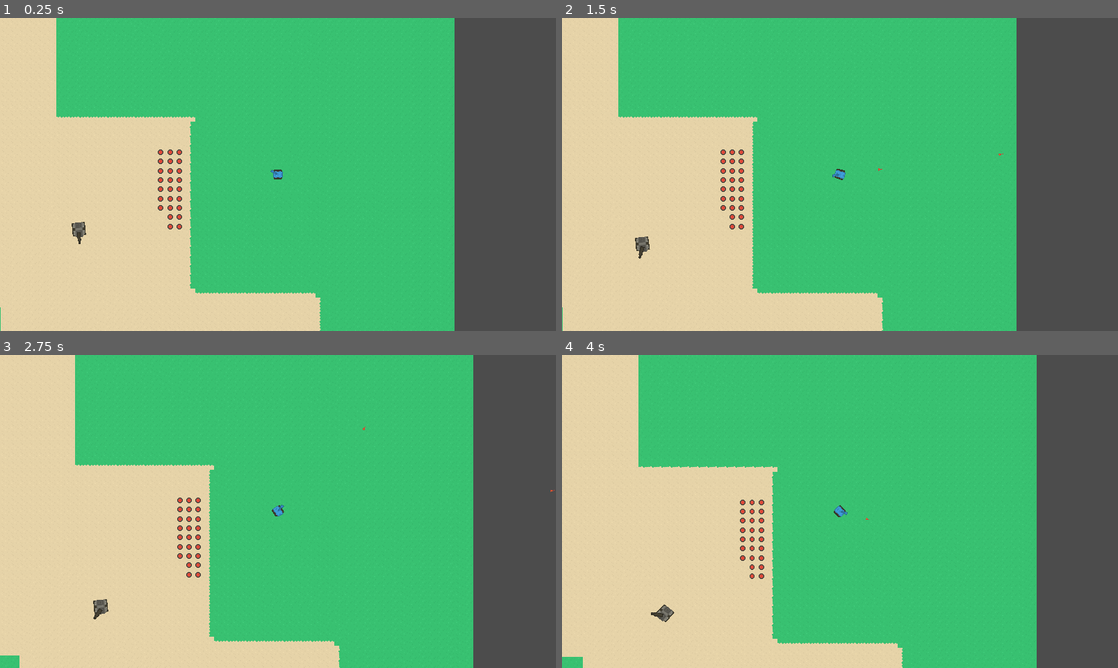
Above: before the commit, frames 1-4 (two rows, left to right).
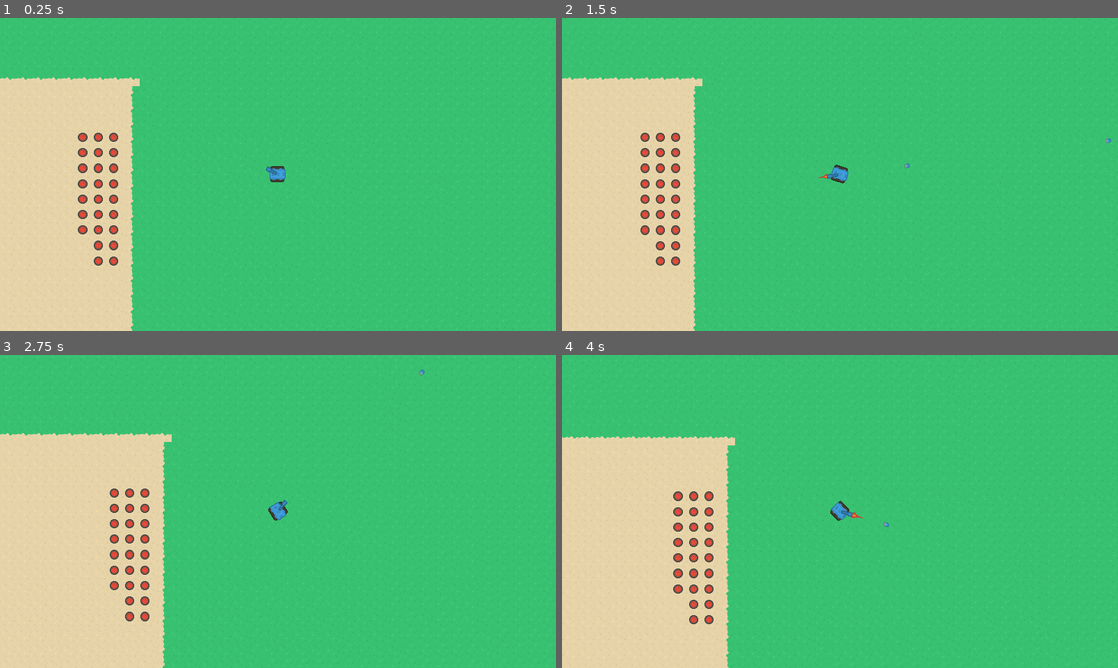
Above: after the commit, the same moments.

Repository: alirezah95/Tanks-Battle
Game: Godot game, scene res://Scenes/Level.tscn
The game is run twice, just before and just after one commit, with the same random seed, the same clock (stepped at 60 frames per second) and the same inputs.
Inputs (mouse positions are in pixels of both pictures, inside the frame that each line leads up to):
- Up to frame 1 (0.25 s): no input
- Up to frame 2 (1.5 s): move the mouse to (962, 158) at 0.52 s; press the mouse at (962, 158) at 0.53 s; hold Right (ui_right) 0.53-1.28 s; move the mouse to (728, 190) at 1.27 s; release the mouse at (728, 190) at 1.28 s; hold Down (ui_down) from 1.28 s (still down); tap Space (break) at 1.35 s
- Up to frame 3 (2.75 s): click (166, 527) at 1.55 s; move the mouse to (333, 442) at 2.02 s; release Down (ui_down) at 2.03 s; press the mouse at (333, 442) at 2.03 s; hold Right (ui_right) from 2.03 s (still down)
- Up to frame 4 (4 s): move the mouse to (812, 574) at 2.77 s; release Right (ui_right) at 2.78 s; release the mouse at (812, 574) at 2.78 s; hold Up (ui_up) 2.78-3.53 s; click (812, 574) at 2.85 s; move the mouse to (1006, 558) at 3.52 s; hold Left (ui_left) from 3.53 s (still down); hold Space (break) from 3.53 s (still down); click (1006, 558) at 3.8 s

The runs differ from the first frame. In frame 1, 33% of the frame differs, in the area x 0-100%, y 0-100%; in frame 2, 33%; in frame 3, 29%; in frame 4, 28%.

Commit message:
Modifies Shot scenes and sprites, adds a shot fire animation to shots, generalize tanks physics_process functions

Diff:
--- a/Label.gd
+++ /dev/null
@@ -1,15 +0,0 @@
-extends Label
-
-
-func _ready() -> void:
-	pass
-
-
-func _process(delta: float) -> void:
-	var npc: KinematicBody2D = get_parent().get_node("NPCTank")
-	text = "Player: " + str(Global.player.rotation) + "\n" +\
-			"NPC: " + str(npc.rotation) + "\n" +\
-			"Angle: " + str(
-				(npc.global_position - Global.player.global_position).angle() + PI)
-
-	return
--- a/Scenes/Shot/PlayerShot.tscn
+++ b/Scenes/Shot/PlayerShot.tscn
@@ -1,12 +1,11 @@
 [gd_scene load_steps=3 format=2]
 
 [ext_resource path="res://Scenes/Shot/Shot.tscn" type="PackedScene" id=1]
-[ext_resource path="res://Assets/Gfx/shotRed.png" type="Texture" id=2]
+[ext_resource path="res://Assets/Gfx/bulletBlue2_outline.png" type="Texture" id=2]
 
 [node name="PlayerShot" instance=ExtResource( 1 )]
 
-[node name="ShotSprite" parent="." index="0"]
-scale = Vector2( 0.4, 0.4 )
+[node name="ButlletSprite" parent="." index="0"]
 texture = ExtResource( 2 )
 
 [node name="ShotRay" parent="." index="1"]
--- a/Scenes/Shot/Shot.tscn
+++ b/Scenes/Shot/Shot.tscn
@@ -1,19 +1,17 @@
 [gd_scene load_steps=3 format=2]
 
 [ext_resource path="res://Scripts/Shot/Shot.gd" type="Script" id=1]
-[ext_resource path="res://Assets/Gfx/shotThin.png" type="Texture" id=2]
+[ext_resource path="res://Assets/Gfx/bulletRed1_outline.png" type="Texture" id=2]
 
 [node name="Shot" type="Node2D"]
 script = ExtResource( 1 )
 
-[node name="ShotSprite" type="Sprite" parent="."]
-scale = Vector2( 0.8, 0.8 )
+[node name="ButlletSprite" type="Sprite" parent="."]
 texture = ExtResource( 2 )
-flip_v = true
 
 [node name="ShotRay" type="RayCast2D" parent="."]
 enabled = true
 cast_to = Vector2( 20, 0 )
 
 [node name="Visibility" type="VisibilityNotifier2D" parent="."]
-rect = Rect2( -25, -10, 50, 20 )
+rect = Rect2( -15, -10, 30, 20 )
--- a/Scenes/Tank/PlayerTank.tscn
+++ b/Scenes/Tank/PlayerTank.tscn
@@ -24,4 +24,4 @@
 
 [node name="PlayerCamera" type="Camera2D" parent="." index="6"]
 current = true
-zoom = Vector2( 2, 2 )
+zoom = Vector2( 1.2, 1.2 )
--- a/Scenes/Tank/Tank.tscn
+++ b/Scenes/Tank/Tank.tscn
@@ -1,6 +1,35 @@
-[gd_scene load_steps=2 format=2]
+[gd_scene load_steps=4 format=2]
 
 [ext_resource path="res://Scripts/Tank/Tank.gd" type="Script" id=1]
+[ext_resource path="res://Assets/Gfx/shotRed.png" type="Texture" id=2]
+
+[sub_resource type="Animation" id=1]
+resource_name = "ShotFire"
+length = 0.5
+tracks/0/type = "value"
+tracks/0/path = NodePath("BarrelSprite/ShotFireSprite:scale")
+tracks/0/interp = 1
+tracks/0/loop_wrap = true
+tracks/0/imported = false
+tracks/0/enabled = true
+tracks/0/keys = {
+"times": PoolRealArray( 0, 0.5 ),
+"transitions": PoolRealArray( 1, 1 ),
+"update": 0,
+"values": [ Vector2( 1, 1 ), Vector2( 1e-05, 1e-05 ) ]
+}
+tracks/1/type = "value"
+tracks/1/path = NodePath("BarrelSprite/ShotFireSprite:visible")
+tracks/1/interp = 1
+tracks/1/loop_wrap = true
+tracks/1/imported = false
+tracks/1/enabled = true
+tracks/1/keys = {
+"times": PoolRealArray( 0, 0.5 ),
+"transitions": PoolRealArray( 1, 1 ),
+"update": 1,
+"values": [ true, false ]
+}
 
 [node name="Tank" type="KinematicBody2D"]
 script = ExtResource( 1 )
@@ -8,6 +37,12 @@
 [node name="TankSprite" type="Sprite" parent="."]
 
 [node name="BarrelSprite" type="Sprite" parent="."]
+
+[node name="ShotFireSprite" type="Sprite" parent="BarrelSprite"]
+visible = false
+show_behind_parent = true
+scale = Vector2( 1e-05, 1e-05 )
+texture = ExtResource( 2 )
 
 [node name="TankCollision" type="CollisionShape2D" parent="."]
 
@@ -22,5 +57,9 @@
 [node name="ShotLockTimer" type="Timer" parent="."]
 wait_time = 0.7
 one_shot = true
+
+[node name="Animations" type="AnimationPlayer" parent="."]
+anims/ShotFire = SubResource( 1 )
+
 [connection signal="timeout" from="DestroyDelay" to="." method="_on_DestroyDelay_timeout"]
 [connection signal="timeout" from="ShotLockTimer" to="." method="_on_ShotLockTimer_timeout"]
--- a/Scripts/Shot/Shot.gd
+++ b/Scripts/Shot/Shot.gd
@@ -3,7 +3,7 @@
 class_name Shot
 
 onready var ray = $ShotRay
-onready var sprt = $ShotSprite
+onready var sprt = $ButlletSprite
 onready var visibility = $Visibility
 
 # Shot move speed
@@ -19,6 +19,7 @@
 	pass
 
 
+
 func setDirection(dir: Vector2) -> void:
 	direction = dir
 
@@ -30,7 +31,6 @@
 
 func _physics_process(delta: float) -> void:
 	position += direction * (speed * delta)
-
 
 	if not visibility.is_on_screen():
 		sprt.hide()
--- a/Scripts/Tank/NPCTank.gd
+++ b/Scripts/Tank/NPCTank.gd
@@ -39,8 +39,13 @@
 var initial_position: Vector2 = Vector2()
 # Path to player
 var path_to_player: Array
+# Holds if the path to player is updated
+var is_path_to_player_update: bool = false
 # Index of next point in path to player
-var path_to_plalyer_point_index: int = 0
+var path_to_player_point_index: int = 1
+# Holds the threshold that the player needs to move in order for the
+# path_to_player array to be updated. (in squared value)
+var path_to_player_update_threshold: float = 200 * 200
 # Reference to level astar node
 var lvl_astar: AStar2D
 # Returning path array
@@ -77,7 +82,7 @@
 
 
 
-func _process(delta: float) -> void:
+func _handle_movement(delta: float) -> void:
 	# Regardless of npc state we need distance to player
 	var player_dist_squared: float = (
 		(position - Global.player.position).length_squared())
@@ -86,6 +91,8 @@
 		npc_current_state = NPCState.SHOTING_PLAYER
 	elif player_dist_squared < npc_chase_fov:
 		npc_current_state = NPCState.CHASING_PLAYER
+		if not is_path_to_player_update:
+			_update_path_to_player()
 	else:
 		match npc_current_state:
 			NPCState.RETURNING:
@@ -104,7 +111,7 @@
 					npc_current_state = NPCState.PATROLING
 
 	# Keeping rotation in between -pi and pi, because it's one of the assumption
-	# in our functions.
+	# in some of our functions.
 	if rotation > 3.1415:
 		rotation -= 6.2831
 	elif rotation < -3.1415:
@@ -146,25 +153,32 @@
 		NPCState.CHASING_PLAYER:
 			if return_path.size() > 0:
 				return_path.clear()
-			# Getting closest point id to position and player position
-			var cls_pos_id: int = Global.level.astar.get_closest_point(position)
-			var cls_player_pos_id: int = (
-				Global.level.astar.get_closest_point(Global.player.position))
-
-			path_to_player = Global.level.astar.get_point_path(
-				cls_pos_id,
-				cls_player_pos_id)
+
+			# If player has moved from the last point in path to player
+			# at least as much as path_to_player_update_threshold then
+			# the path to player needs to be updated.
+			if ((path_to_player[path_to_player.size() - 1]
+					- Global.player.position).length_squared()
+					> path_to_player_update_threshold):
+				_update_path_to_player()
 
 			if path_to_player.size() >= 2:
 				var move_dir: Vector2 = (
-					path_to_player[1] - position)
-				rotation = move_toward(rotation, move_dir.angle(), delta * 2.5)
+					path_to_player[path_to_player_point_index] - position)
+				move_angle = _get_nearest_angle_to_rotate(rotation,
+					move_dir.angle())
+				rotation = move_toward(rotation, move_angle, delta * 2.5)
 				move_and_slide(Vector2(1, 0).rotated(rotation) * speed)
 				var barrel_angle_to_player: float = barrel.get_angle_to(
 					Global.player.global_position)
 				barrel.rotation = move_toward(barrel.rotation,
 					barrel.rotation + barrel_angle_to_player, delta)
+				if move_dir.length_squared() < 100:
+					path_to_player_point_index += 1
 		NPCState.SHOTING_PLAYER:
+			if is_path_to_player_update:
+				is_path_to_player_update = false
+
 			if return_path.size() > 0:
 				return_path.clear()
 			var barrel_angle_to_player: float = barrel.get_angle_to(
@@ -173,6 +187,9 @@
 				barrel.rotation + barrel_angle_to_player, delta / 1.3)
 			_npc_shot_at_palyer(barrel_angle_to_player)
 		NPCState.RETURNING:
+			if is_path_to_player_update:
+				is_path_to_player_update = false
+
 			if return_path.size() >= 2:
 				move_angle = (return_path[return_path_point_indx] - position
 						).angle()
@@ -198,6 +215,24 @@
 
 
 
+func _update_path_to_player() -> void:
+	# Getting closest point id to position and player position
+	var cls_pos_id: int = Global.level.astar.get_closest_point(position)
+	var cls_player_pos_id: int = (
+		Global.level.astar.get_closest_point(Global.player.position))
+
+	path_to_player.clear()
+	path_to_player = Global.level.astar.get_point_path(
+		cls_pos_id,
+		cls_player_pos_id)
+
+	if path_to_player.size() > 1:
+		path_to_player_point_index = 1
+		is_path_to_player_update = true
+
+	return
+
+
 
 func _update_return_path() -> void:
 	print("updating return path")
@@ -210,27 +245,22 @@
 		cls_pos_id,
 		cls_player_pos_id)
 
-	return_path_point_indx = 1
-
-	move_angle = (return_path[return_path_point_indx] - position
-		).angle()
-
-	return
-
-
-
-#func _draw() -> void:
-#	if return_path.size() > 0:
-#		for i in range(return_path.size() - 1):
-#			draw_line(to_local(return_path[i]), to_local(return_path[i + 1]),
-#			Color.blue, 6)
-#	else:
-#		for i in range(path_to_player.size() - 1):
-#			draw_line(to_local(path_to_player[i]), to_local(path_to_player[i + 1]),
-#				Color.blue, 6)
-#
-#	return
-#
+	return
+
+
+
+func _draw() -> void:
+	if return_path.size() > 0:
+		for i in range(return_path.size() - 1):
+			draw_line(to_local(return_path[i]), to_local(return_path[i + 1]),
+			Color.blue, 6)
+	else:
+		for i in range(path_to_player.size() - 1):
+			draw_line(to_local(path_to_player[i]), to_local(path_to_player[i + 1]),
+				Color.blue, 6)
+
+	return
+
 
 
 func _npc_shot_at_palyer(barrel_angle_to_player: float) -> void:
--- a/Scripts/Tank/PlayerTank.gd
+++ b/Scripts/Tank/PlayerTank.gd
@@ -20,12 +20,13 @@
 
 func _ready() -> void:
 	Global.player = self
+	health = 10000
 
 	return
 
 
 
-func _physics_process(delta: float) -> void:
+func _handle_movement(delta: float) -> void:
 	# Using up, down keys to move the tank
 	var input_accel: float = (Input.get_action_strength("ui_down") -
 			Input.get_action_strength("ui_up"))
@@ -73,18 +74,14 @@
 
 
 
-func _shot() -> void:
-	isShotLocked = true
-	shotLockTmr.start()
-
+func _instance_shot_object() -> Shot:
 	# Instancing a shot object
 	var newShot: Shot = Global.playerShotScn.instance()
 	newShot.setDirection(shot_direction)
 	newShot.position = position
 	newShot.z_index = z_index - 1
-	get_tree().current_scene.call_deferred("add_child", newShot)
 
-	return
+	return newShot
 
 
 
@@ -110,3 +107,13 @@
 		speed = 0.0
 
 	return
+
+
+
+func _on_DestroyDelay_timeout() -> void:
+	# Explosion particle is finieshed, queueing tank to free.
+	queue_free()
+
+	get_tree().reload_current_scene()
+
+	return
--- a/Scripts/Tank/Tank.gd
+++ b/Scripts/Tank/Tank.gd
@@ -5,6 +5,8 @@
 onready var barrel: Sprite = $BarrelSprite
 onready var tank: Sprite = $TankSprite
 onready var shotLockTmr: Timer = $ShotLockTimer
+onready var shotFireSprite: Sprite = $BarrelSprite/ShotFireSprite
+onready var animations: AnimationPlayer = $Animations
 
 # Player tank move current speed
 export(float) var speed: float = 0
@@ -20,12 +22,27 @@
 
 func _ready() -> void:
 	add_to_group("tank")
+	shotFireSprite.visible = false
+	shotFireSprite.offset = Vector2(shotFireSprite.texture.get_size().x / 2, 0)
+	shotFireSprite.position = Vector2(
+		barrel.texture.get_size().x / 2, 0) + barrel.offset - Vector2(4, 0)
 
 	return
 
 
 
 func _on_ready() -> void:
+	pass
+
+
+func _physics_process(delta: float) -> void:
+	_handle_movement(delta)
+
+	return
+
+
+
+func _handle_movement(delta: float) -> void:
 	pass
 
 
@@ -56,6 +73,15 @@
 	isShotLocked = true
 	shotLockTmr.start()
 
+	get_tree().current_scene.call_deferred("add_child", _instance_shot_object())
+	shotFireSprite.scale = Vector2(1, 1)
+	animations.call_deferred("play", "ShotFire")
+
+	return
+
+
+
+func _instance_shot_object() -> Shot:
 	# Instancing a shot object
 	var newShot: Shot = Global.shotScn.instance()
 	shot_direction = Vector2(cos(barrel.global_rotation),
@@ -63,9 +89,8 @@
 	newShot.setDirection(shot_direction)
 	newShot.global_position = barrel.global_position
 	newShot.z_index = z_index - 1
-	get_tree().current_scene.call_deferred("add_child", newShot)
 
-	return
+	return newShot
 
 
 
Binary file added: Assets/Gfx/bulletBlue1_outline.png
Binary file added: Assets/Gfx/bulletBlue2_outline.png
Binary file added: Assets/Gfx/bulletGreen1_outline.png
Binary file added: Assets/Gfx/bulletGreen2_outline.png
Binary file added: Assets/Gfx/bulletRed1_outline.png
Binary file added: Assets/Gfx/bulletRed2_outline.png
